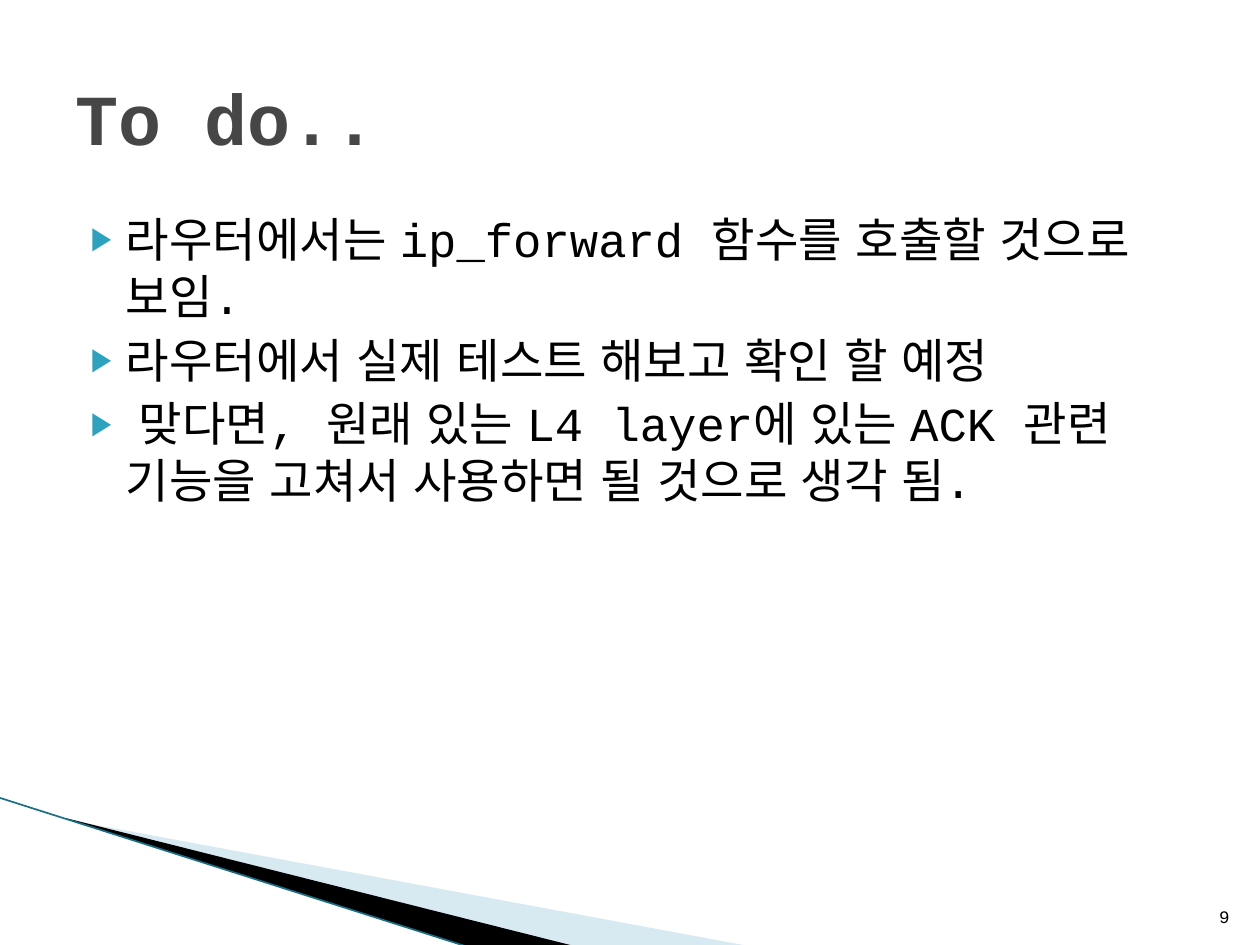
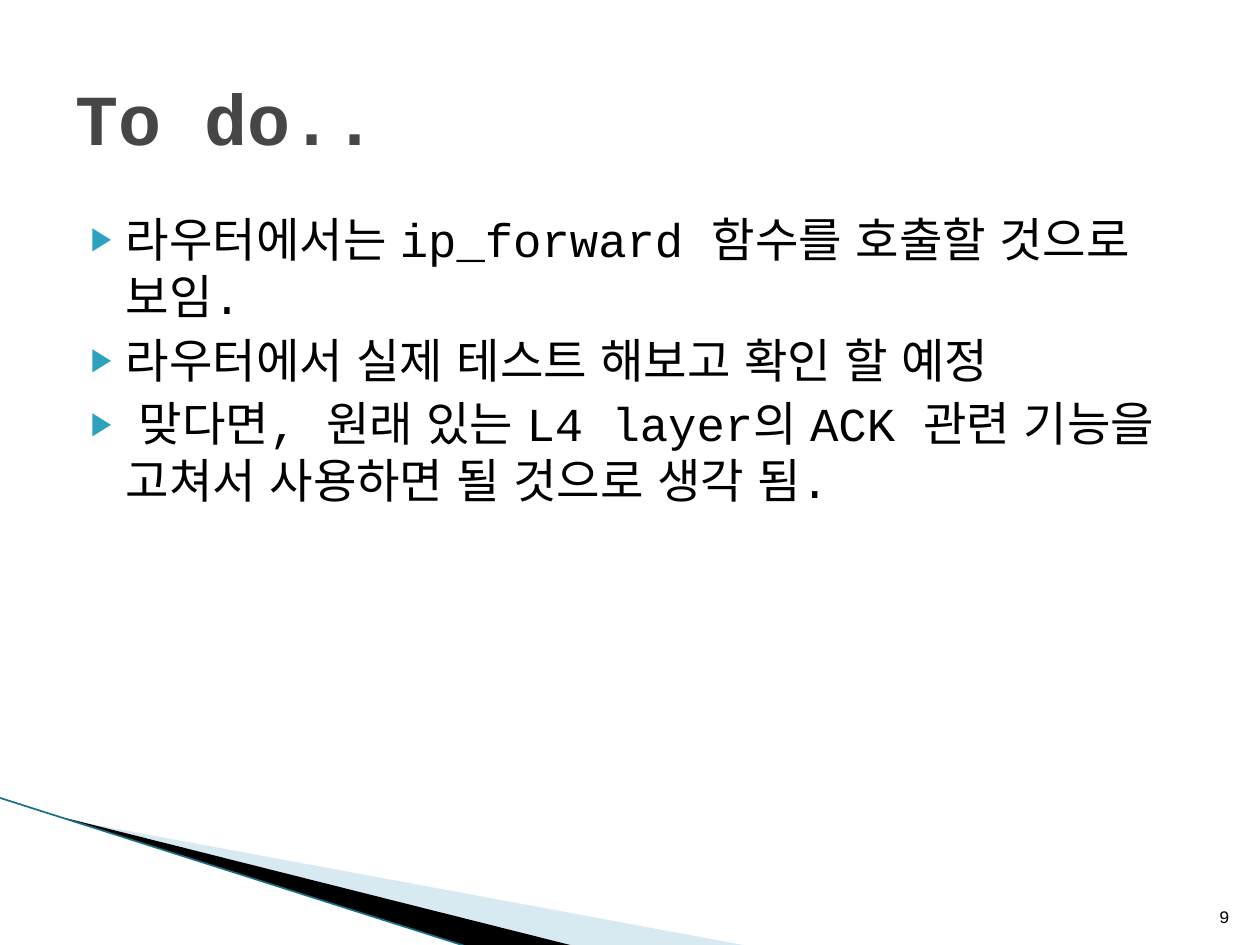
Before and after one commit to holys0210/network_project, a slide deck: slide 9 of Report/15-12-02 Project Progress Report.pptx. Drawn at 1260x945 pixels with LibreOffice and Linux fonts; fonts in the diff are those of the drawing; background and template pictures are left out. Boxes give left, top, right and bottom in pixels: in the first picture for what was removed or moved away, otherwise in the second. Text is boxed around its words. In the diff, an @@ line names an element or a change of style, - is before the commit and + after.

```diff
--- a/Report/15-12-02 Project Progress Report.pptx
+++ b/Report/15-12-02 Project Progress Report.pptx
@@ text at bbox=[126, 402, 1154, 502]: text changed @@
-▶ 맞다면, 원래 있는 L4 layer에 있는 ACK 관련 기능을 고쳐서 사용하면 될 것으로 생각 됨.
+▶ 맞다면, 원래 있는 L4 layer의 ACK 관련 기능을 고쳐서 사용하면 될 것으로 생각 됨.
```
Also in this commit, not shown: 2 other slides changed.
